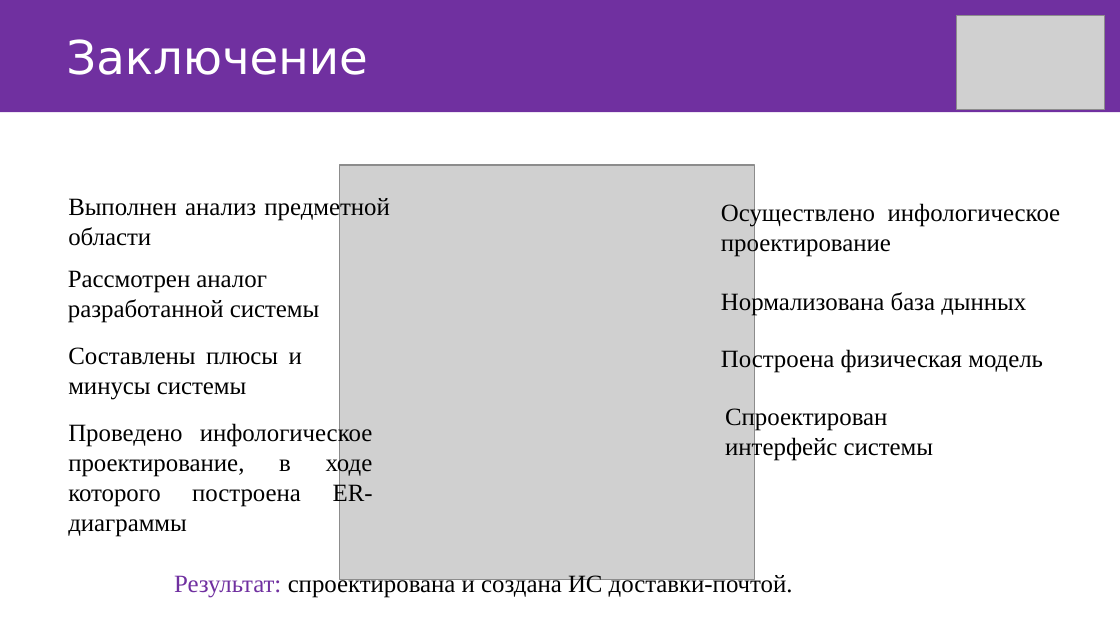
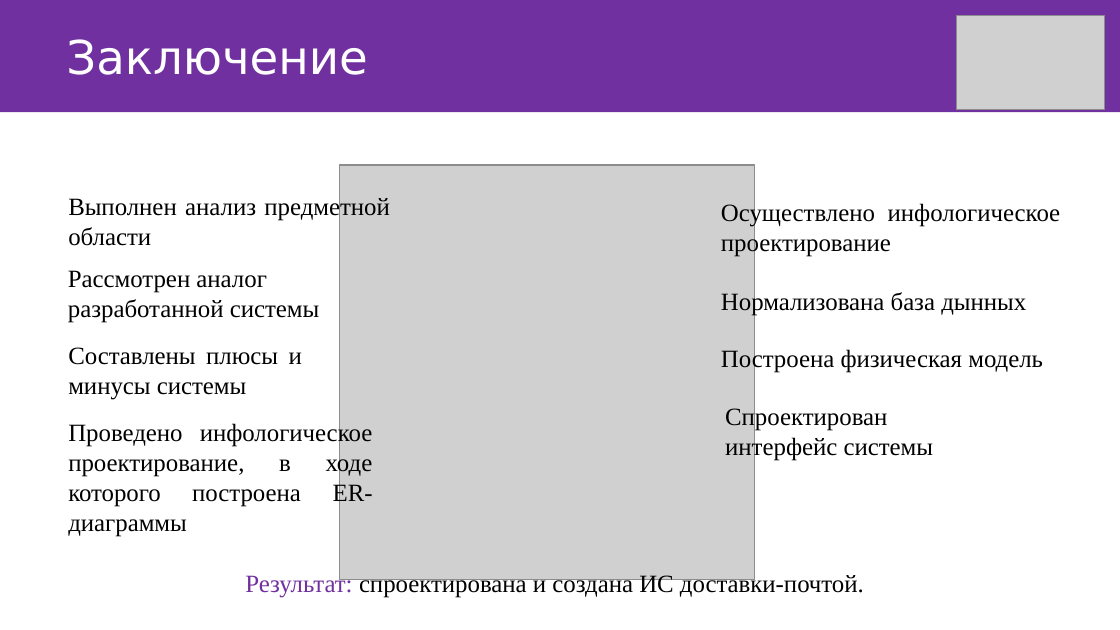
Before and after one commit to Nanonikich/PostSys, a slide deck: slide 11 of documents/Presentation/Презентация.ppsx. Drawn at 1120x630 pixels with LibreOffice and Linux fonts; fonts in the diff are those of the drawing; grey boxes stand for pictures. Boxes give left, top, right and bottom in pixels: in the first picture for what was removed or moved away, otherwise in the second. Text is boxed around its words. In the diff, an @@ line names an element or a change of style, - is before the commit and + after.

```diff
--- a/documents/Presentation/Презентация.ppsx
+++ b/documents/Presentation/Презентация.ppsx
@@ text "Результат: спроектирована и создана ИС ...": place and size @@
-text "Результат: спроектирована и создана ИС ..." at box(174, 572, 793, 598)
+text "Результат: спроектирована и создана ИС ..." at box(245, 573, 864, 599)
```
Also in this commit, not shown: 2 other slides changed.
